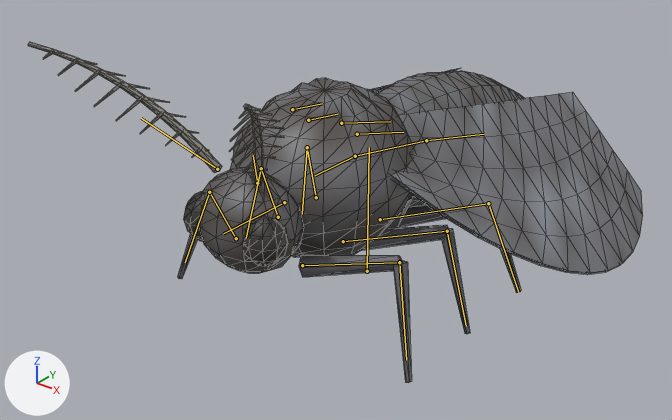
Renders of the glTF model assets/creatures/flue_moth/flue_moth.glb from each side of a commit.
Rendered twice from a camera (50 mm lens) standing at (0.885, -1.197, 0.844) and looking at (-0.035, -0.048, 0.132). Every picture has the same lights, and +X, +Y and +Z are marked at lower left. The picture after the commit comes second. The bones that bend it are drawn over the model as lines. Mesh edges are drawn as thin lines.

Objects in the first picture: 'flue_moth'.
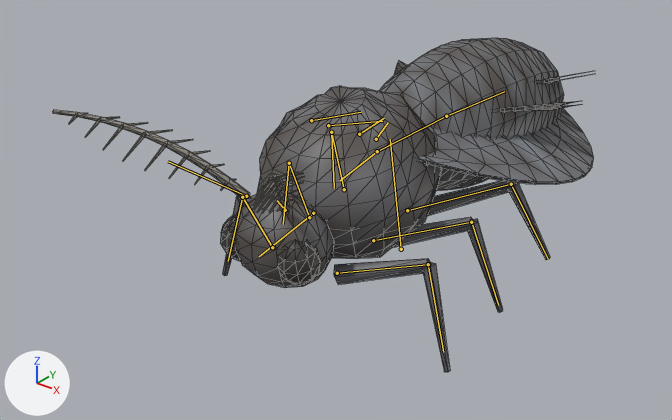
The newer file adds an action. The first version stands in its rest pose; the second is drawn at frame 4 of the action 'hit_b'.

Edits to the scene script, one JSON object a line:
```json
{"block": "bone_root", "where": "bone_root = bpy.data.objects['Armature'].pose.bones['root']"}
{"op": "set", "path": "bone_root.location", "old": "(0.0, 0.0, 0.0)", "new": "(0.0, 0.0, -0.108)"}
{"op": "set", "path": "bone_root.rotation_quaternion", "old": "(1.0, 0.0, 0.0, 0.0)", "new": "(0.996, 0.094, 0.0, 0.0)", "note": "degrees (0, 0, 0) -> degrees (11, 0, 0)"}
{"block": "bone_forewing_l", "where": "bone_forewing_l = bpy.data.objects['Armature'].pose.bones['forewing_l']  # child of 'thorax'"}
{"op": "set", "path": "bone_forewing_l.rotation_quaternion", "old": "(1.0, 0.0, 0.0, 0.0)", "new": "(0.966, 0.0, -0.137, 0.219)", "note": "degrees (0, 0, 0) -> degrees (-4, -15, 26)"}
{"block": "bone_hindwing_l", "where": "bone_hindwing_l = bpy.data.objects['Armature'].pose.bones['hindwing_l']  # child of 'thorax'"}
{"op": "set", "path": "bone_hindwing_l.rotation_quaternion", "old": "(1.0, 0.0, 0.0, 0.0)", "new": "(0.943, -0.001, -0.12, 0.31)", "note": "degrees (0, 0, 0) -> degrees (-4, -13, 37)"}
{"block": "bone_forewing_r", "where": "bone_forewing_r = bpy.data.objects['Armature'].pose.bones['forewing_r']  # child of 'thorax'"}
{"op": "set", "path": "bone_forewing_r.rotation_quaternion", "old": "(1.0, 0.0, 0.0, 0.0)", "new": "(0.966, 0.0, 0.137, -0.219)", "note": "degrees (0, 0, 0) -> degrees (-4, 15, -26)"}
{"block": "bone_hindwing_r", "where": "bone_hindwing_r = bpy.data.objects['Armature'].pose.bones['hindwing_r']  # child of 'thorax'"}
{"op": "set", "path": "bone_hindwing_r.rotation_quaternion", "old": "(1.0, 0.0, 0.0, 0.0)", "new": "(0.943, -0.001, 0.12, -0.31)", "note": "degrees (0, 0, 0) -> degrees (-4, 13, -37)"}
```

Where the change shows, as pixel boxes [x1, y1, x2, y2] in the pictures (672 x 420 px):
```json
{"object": "flue_moth", "change": "posed", "before": [28, 42, 643, 383], "after": [53, 38, 594, 372], "on screen": "12% narrower"}
{"bone": "root", "before": "(367, 271) to (369, 147)", "after": "(401, 249) to (390, 139)"}
{"bone": "forewing_l", "before": "(341, 123) to (390, 121)", "after": "(359, 134) to (384, 118)"}
{"bone": "hindwing_l", "before": "(357, 134) to (403, 132)", "after": "(376, 139) to (388, 122)"}
{"bone": "forewing_r", "before": "(292, 109) to (322, 103)", "after": "(311, 120) to (361, 112)"}
{"bone": "hindwing_r", "before": "(308, 120) to (337, 114)", "after": "(328, 125) to (382, 121)"}
```
